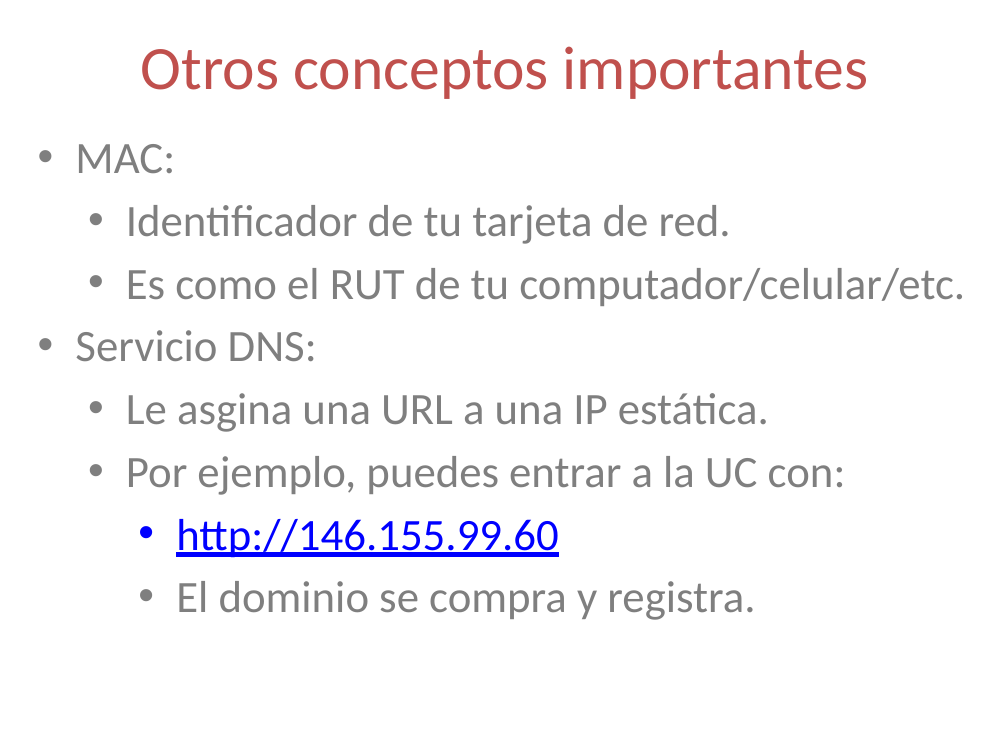
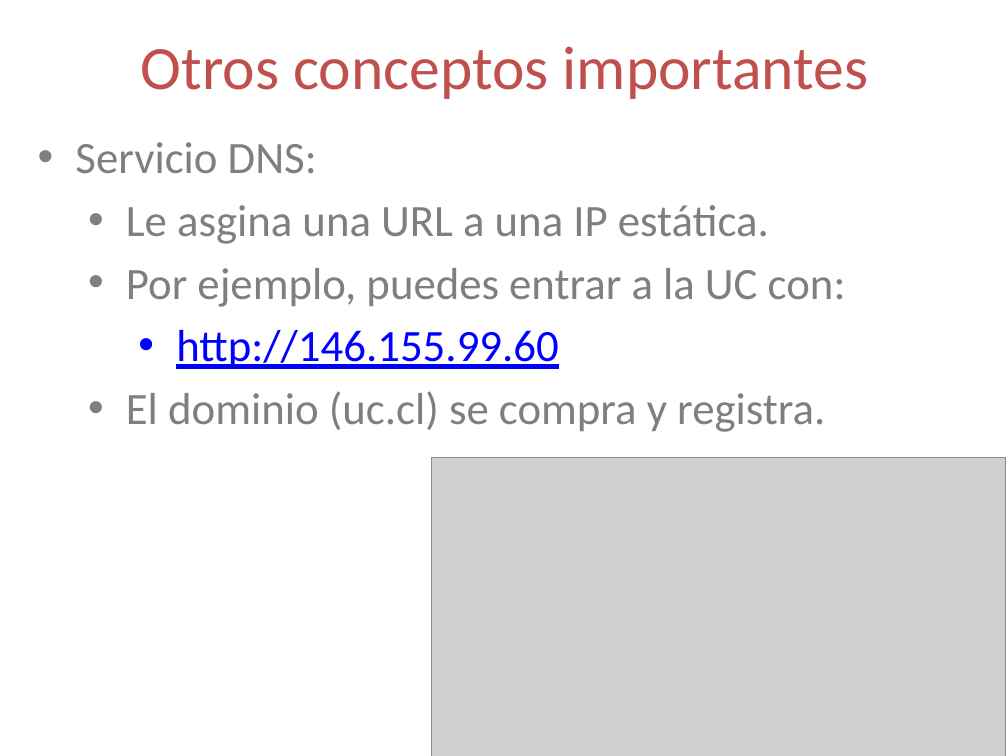
Before and after one commit to lopezjurip/AyudantiaIIC2233, a slide deck: slide 21 of Networking/Ayudantía Threads + Networking.pptx (slide 19 before the commit). Drawn at 1008x756 pixels with LibreOffice and Linux fonts; fonts in the diff are those of the drawing; grey boxes stand for pictures. Boxes give left, top, right and bottom in pixels: in the first picture for what was removed or moved away, otherwise in the second. Text is boxed around its words. In the diff, an @@ line names an element or a change of style, - is before the commit and + after.

```diff
--- a/Networking/Ayudantía Threads + Networking.pptx
+++ b/Networking/Ayudantía Threads + Networking.pptx
@@ text at [75,144,965,306]: paragraphs removed @@
-• MAC:
-  • Identificador de tu tarjeta de red.
-  • Es como el RUT de tu computador/celular/etc.
@@ text at [126,391,825,432]: text changed @@
-    • El dominio se compra y registra.
+  • El dominio (uc.cl) se compra y registra.
@@ picture added at [431,458,1005,756] @@
```
Also in this commit, not shown: 13 other slides changed, 2 slides added, 30 other files.
